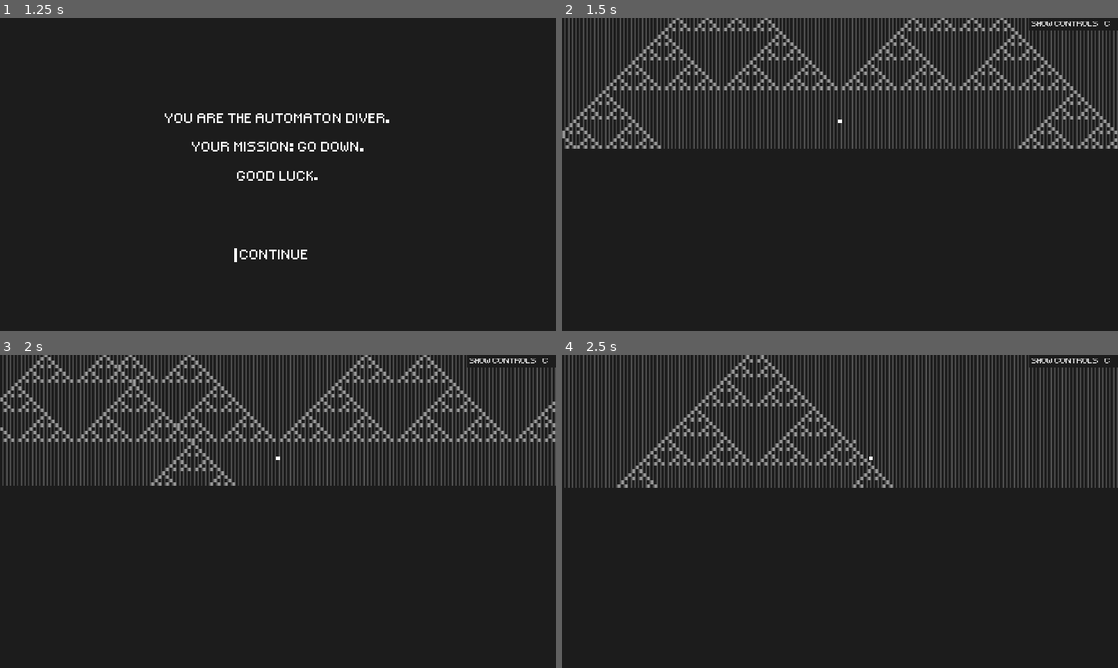
Above: before the commit, frames 1-4 (two rows, left to right).
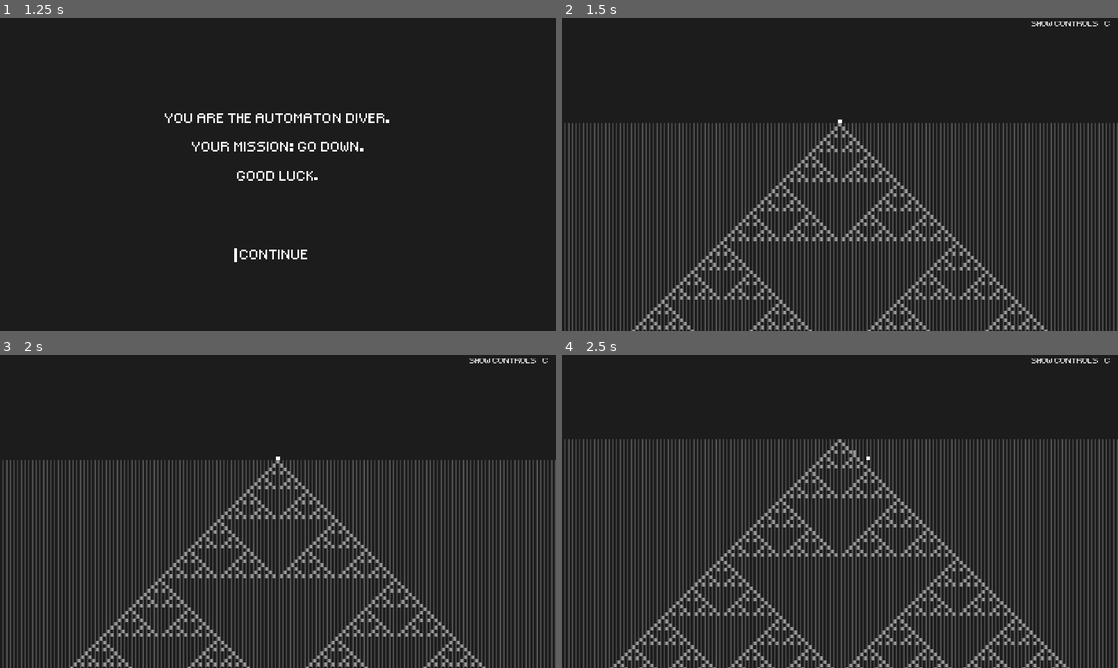
Above: after the commit, the same moments.

Repository: Nivrad00/automaton-diver
Game: Godot game, scene res://Main.tscn
Two runs of this game, one before a commit and one after it. Both use one fixed random seed, a clock stepped at 60 frames per second and the inputs below. Sound files missing from this copy of the repository are replaced by a short silence.
Inputs:
- Up to frame 1 (1.25 s): click "story mode" at 0.5 s
- Up to frame 2 (1.5 s): click "continue" at 1.25 s
- Up to frame 3 (2 s): no input
- Up to frame 4 (2.5 s): tap Enter (enter) at 2 s; hold Right (ui_right) from 2.03 s (still down); hold } (next) from 2.03 s (still down); tap Space (jump) at 2.27, 2.3 s

Frame 1 is identical in both runs. In frame 2, 35% of the frame differs, in the area x 0-100%, y 0-100%; in frame 3, 36%; in frame 4, 32%.

Commit message:
Revert "this was a bad idea"
This reverts commit 732ef7c462c3c3eb64416b38e9dd6473b56d2080.

Diff:
--- a/game.gd
+++ b/game.gd
@@ -1,6 +1,7 @@
 # to do
 # speed up loading
 # arcade mode saving?
+# music correlated to what section yuou're in?
 
 extends Node2D
 
--- a/game.tscn
+++ b/game.tscn
@@ -140,7 +140,7 @@
 bus = "Music"
 
 [node name="Player" type="KinematicBody2D" parent="."]
-position = Vector2( 500, 21001 )
+position = Vector2( 500, -100 )
 script = ExtResource( 3 )
 
 [node name="Camera2D" type="Camera2D" parent="Player"]
--- a/level alt.gd
+++ b/level alt.gd
@@ -7,56 +7,21 @@
 
 var next_row = 0
 
-const GENERATION_SPEED = 200 # generate at max this many rows per second
-const Y_BUFFER = 8#0
+const GENERATION_SPEED = 20000 # generate at max this many rows per second
+const Y_BUFFER = 80
 const QUANT = 0.1
 const DEFAULT_VOLUME = -15
 
 var t = 0
 var music_frame = 0
 var note_length = 0
-var music_level = 0
 
 var binary_rule = ""
 
-var loaded_level = null
 var change_history = []
-
-class level_state:
-	var data = []
-	var rendered = []
-	var x_max = 0
-
-	func _init(m):
-		x_max = m
-
-	func has_data(y):
-		return data.size() > y
-
-	func set_data(x, y, a):
-		while data.size() <= y:
-			var new_row = []
-			for _i in range(x_max):
-				new_row.append(0)
-			data.append(new_row)
-			rendered.append(false)
-
-		data[y][x] = a
-
-	func get_data(x, y):
-		return data[y][x]
-
-	func set_rendered(y, value=true):
-		if rendered.size() > y:
-			rendered[y] = value
-
-	func get_rendered(y):
-		if rendered.size() > y:
-			return rendered[y]
 
 func initialize_level():
 	clear()
-	loaded_level = level_state.new(x_max)
 	$Beep.stop()
 	$Boop.stop()
 	music_frame = 0
@@ -68,18 +33,16 @@
 	# first row
 	for x in range(0, x_max):
 		if Game.initial == Initial.POINT:
-			loaded_level.set_data(x, 0, 0)
+			set_cell(x, 0, 0)
 		elif Game.initial == Initial.RANDOM:
-			loaded_level.set_data(x, 0, randi() % 2)
-	loaded_level.set_data((x_max-1)/2, 0, 1)
-
-	for y in range(1, Game.player.max_depth + Y_BUFFER):
+			set_cell(x, 0, randi() % 2)
+	set_cell((x_max-1)/2, 0, 1)
+
+	for y in range(1, 100):#Game.player.max_depth + Y_BUFFER):
 		generate_row(y)
 	next_row = Game.player.max_depth + Y_BUFFER
 
 func generate_row(y):
-	if not loaded_level:
-		return
 	var neighborhood
 	var automaton
 	var rule
@@ -88,7 +51,7 @@
 		var data = Game.map.get_data(y)
 		if not data:
 			for x in range(0, x_max):
-				loaded_level.set_data(x, y, 2)
+				set_cell(x, y, 2)
 			return
 
 		automaton = data[0]
@@ -105,58 +68,58 @@
 
 		if neighborhood == Neighborhood.NEAREST_NEIGHBOR:
 			neighbors = [
-				loaded_level.get_data((x-1+x_max) % x_max, y-1),
-				loaded_level.get_data(x, y-1),
-				loaded_level.get_data((x+1) % x_max, y-1)
+				get_cell((x-1+x_max) % x_max, y-1),
+				get_cell(x, y-1),
+				get_cell((x+1) % x_max, y-1)
 			]
 
 		elif neighborhood == Neighborhood.FIVE_CELL:
 			neighbors = [
-				loaded_level.get_data((x-2+x_max) % x_max, y-1),
-				loaded_level.get_data((x-1+x_max) % x_max, y-1),
-				loaded_level.get_data(x, y-1),
-				loaded_level.get_data((x+1) % x_max, y-1),
-				loaded_level.get_data((x+2) % x_max, y-1),
+				get_cell((x-2+x_max) % x_max, y-1),
+				get_cell((x-1+x_max) % x_max, y-1),
+				get_cell(x, y-1),
+				get_cell((x+1) % x_max, y-1),
+				get_cell((x+2) % x_max, y-1),
 			]
 
 		elif neighborhood == Neighborhood.TWO_STEP:
 			if y == 1:
 				neighbors = [0, 0, 0,
-					loaded_level.get_data((x-1+x_max) % x_max, y-1),
-					loaded_level.get_data(x, y-1),
-					loaded_level.get_data((x+1) % x_max, y-1),
+					get_cell((x-1+x_max) % x_max, y-1),
+					get_cell(x, y-1),
+					get_cell((x+1) % x_max, y-1),
 				]
 			else:
 				neighbors = [
-					loaded_level.get_data((x-1+x_max) % x_max, y-2),
-					loaded_level.get_data(x, y-2),
-					loaded_level.get_data((x+1) % x_max, y-2),
-					loaded_level.get_data((x-1+x_max) % x_max, y-1),
-					loaded_level.get_data(x, y-1),
-					loaded_level.get_data((x+1) % x_max, y-1),
+					get_cell((x-1+x_max) % x_max, y-2),
+					get_cell(x, y-2),
+					get_cell((x+1) % x_max, y-2),
+					get_cell((x-1+x_max) % x_max, y-1),
+					get_cell(x, y-1),
+					get_cell((x+1) % x_max, y-1),
 				]
 
 		elif neighborhood == Neighborhood.FIVE_CELL_TWO_STEP:
 			if y == 1:
 				neighbors = [0, 0, 0, 0, 0,
-					loaded_level.get_data((x-2+x_max) % x_max, y-1),
-					loaded_level.get_data((x-1+x_max) % x_max, y-1),
-					loaded_level.get_data(x, y-1),
-					loaded_level.get_data((x+1) % x_max, y-1),
-					loaded_level.get_data((x+2) % x_max, y-1),
+					get_cell((x-2+x_max) % x_max, y-1),
+					get_cell((x-1+x_max) % x_max, y-1),
+					get_cell(x, y-1),
+					get_cell((x+1) % x_max, y-1),
+					get_cell((x+2) % x_max, y-1),
 				]
 			else:
 				neighbors = [
-					loaded_level.get_data((x-2+x_max) % x_max, y-2),
-					loaded_level.get_data((x-1+x_max) % x_max, y-2),
-					loaded_level.get_data(x, y-2),
-					loaded_level.get_data((x+1) % x_max, y-2),
-					loaded_level.get_data((x+2) % x_max, y-2),
-					loaded_level.get_data((x-2+x_max) % x_max, y-1),
-					loaded_level.get_data((x-1+x_max) % x_max, y-1),
-					loaded_level.get_data(x, y-1),
-					loaded_level.get_data((x+1) % x_max, y-1),
-					loaded_level.get_data((x+2) % x_max, y-1),
+					get_cell((x-2+x_max) % x_max, y-2),
+					get_cell((x-1+x_max) % x_max, y-2),
+					get_cell(x, y-2),
+					get_cell((x+1) % x_max, y-2),
+					get_cell((x+2) % x_max, y-2),
+					get_cell((x-2+x_max) % x_max, y-1),
+					get_cell((x-1+x_max) % x_max, y-1),
+					get_cell(x, y-1),
+					get_cell((x+1) % x_max, y-1),
+					get_cell((x+2) % x_max, y-1),
 				]
 
 		var bit = 0
@@ -171,16 +134,7 @@
 		# choose the cell (based on the corresponding bit of the rule)
 		# (rule >> bit) & 1
 		var new_cell = int(rule.substr(rule.length()-1-bit, 1))
-		loaded_level.set_data(x, y, new_cell)
-
-func render_row(y):
-	if not loaded_level:
-		return
-	if not loaded_level.get_rendered(y):
-		if loaded_level.has_data(y):
-			for x in range(x_max):
-				set_cell(x, y, loaded_level.get_data(x, y))
-			loaded_level.set_rendered(y)
+		set_cell(x, y, new_cell)
 
 func collided(collision):
 	if collision.collider == self:
@@ -190,11 +144,8 @@
 			Game.hit_bottom()
 
 func build(position):
-	var x = int(position.x)
-	var y = int(position.y) + 1
-	if loaded_level.get_data(x, y) != 2:
-		loaded_level.set_data(x, y, 1)
-		loaded_level.set_rendered(y, false)
+	if get_cell(position.x, position.y + 1) == 0:
+		set_cell(position.x, position.y + 1, 1)
 		if Game.story:
 			change_history.append(["BUILD", position])
 
@@ -211,12 +162,10 @@
 	for d in directions:
 		for x in range(-d[1], d[1]+1):
 			x = (int(tile_pos.x) + x + Game.X_MAX) % Game.X_MAX
-			if loaded_level.get_data(x, tile_pos.y + d[0]) == 1:
-				loaded_level.set_data(x, tile_pos.y + d[0], 0)
-			if loaded_level.get_data(x, tile_pos.y - d[0]) == 1:
-				loaded_level.set_data(x, tile_pos.y - d[0], 0)
-	for y in range(tile_pos.y-5, tile_pos.y+6):
-		loaded_level.set_rendered(y, false)
+			if get_cell(x, tile_pos.y + d[0]) == 1:
+				set_cell(x, tile_pos.y + d[0], 0)
+			if get_cell(x, tile_pos.y - d[0]) == 1:
+				set_cell(x, tile_pos.y - d[0], 0)
 	if Game.story:
 		change_history.append(["BOMB", position])
 
@@ -239,24 +188,9 @@
 		generate_row(next_row)
 		next_row += 1
 
-	# render rows
-	var render_min = int(Game.player.position.y) - Y_BUFFER
-	var render_max = int(Game.player.position.y) + Y_BUFFER
-	for y in range(render_min, render_max):
-		render_row(y)
-
 	# play music
 	while t > music_frame * QUANT:
-		if Game.story:
-			var player_level = int(Game.player.position.y) - (int(Game.player.position.y) % Game.map.LEVEL_DEPTH)
-			if player_level != music_level:
-				music_level = player_level
-				music_frame = 0
-				t = 0
-
 		var y = floor(music_frame / x_max) * 10+1
-		if Game.story:
-			y += music_level
 		var x = music_frame % x_max
 		var music1 =\
 			get_cell(x, y) * 16 +\
Not shown: 1 places in game.tscn that only renumber resources
